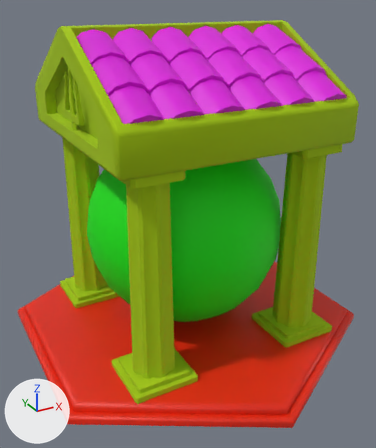
The FBX model Assets/RESOURCES/Models/FishbowlLevel1.fbx as it was, and as the next commit left it.
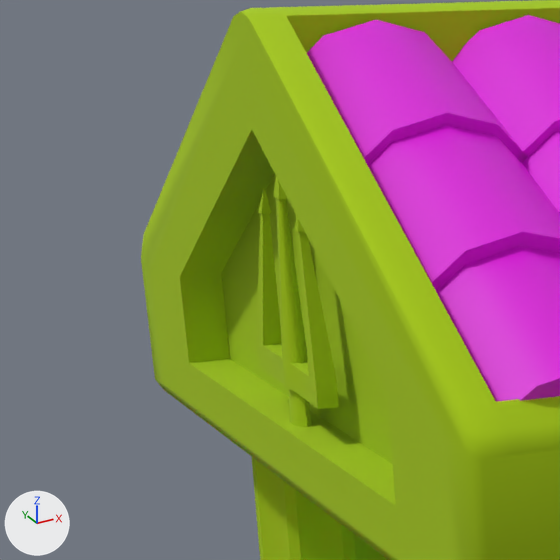
There are two pictures of each version: one whole from a 50 mm lens placed at (-2.36, -4.37, 3.31), pointed at (-0.04, -0.15, 1.2), one close up on the part from 0% to 37% of the width and 5% to 36% of the height. Lighting does not change. The marker at lower left points along +X, +Y and +Z. Where no turn or scale is listed for an object, it has been applied to the vertices.

In view in the first close-up: 'Columns', 'Roof', 'Tiles'.
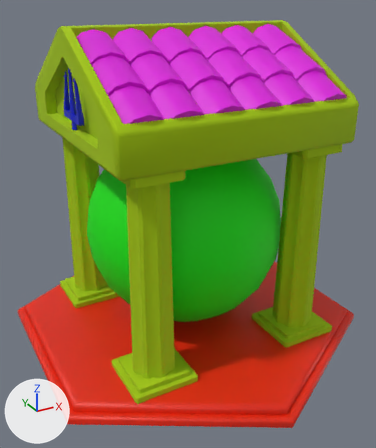
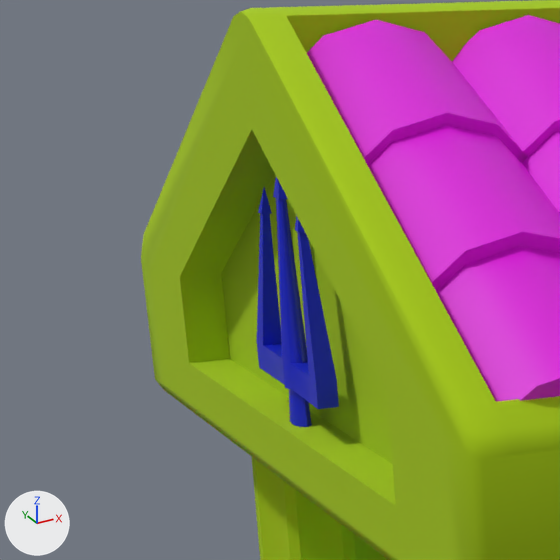
Patch to the scene script:
```diff
--- a/Assets/RESOURCES/Models/FishbowlLevel1.fbx.py
+++ b/Assets/RESOURCES/Models/FishbowlLevel1.fbx.py
@@ mat_trident @@
+mat_trident = principled_material('Trident')
+mat_trident.base_color = (0.0, 0.0103, 0.604)  # blue #001acc
@@ me_cube_009 @@
 me_cube_009.from_pydata(...)  # 332 vertices, 332 faces; spans x -1.12..1.12, y -1.12..1.12, z 2.1..3.09
 # used by ob_roof; location = (0.0, 0.0, 0.0)
+# me_cube_009 part 1: 103 of the faces centred in x -1.1..-1.05, y -0.23..0.22, z 2.22..2.76 switch from mat_columns (green #a5c900) to mat_trident (blue #001acc)
```

What differs and where, as boxes [x1, y1, x2, y2] in the close-ups (560 x 560 px):
part 1 of me_cube_009, recoloured (green to blue)
    both: [257, 177, 339, 427]
